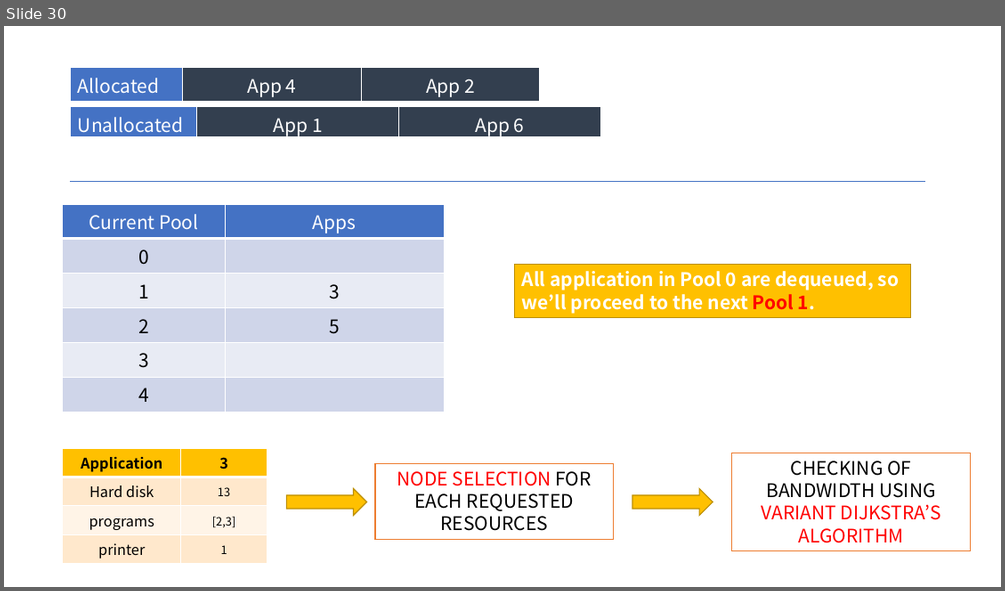
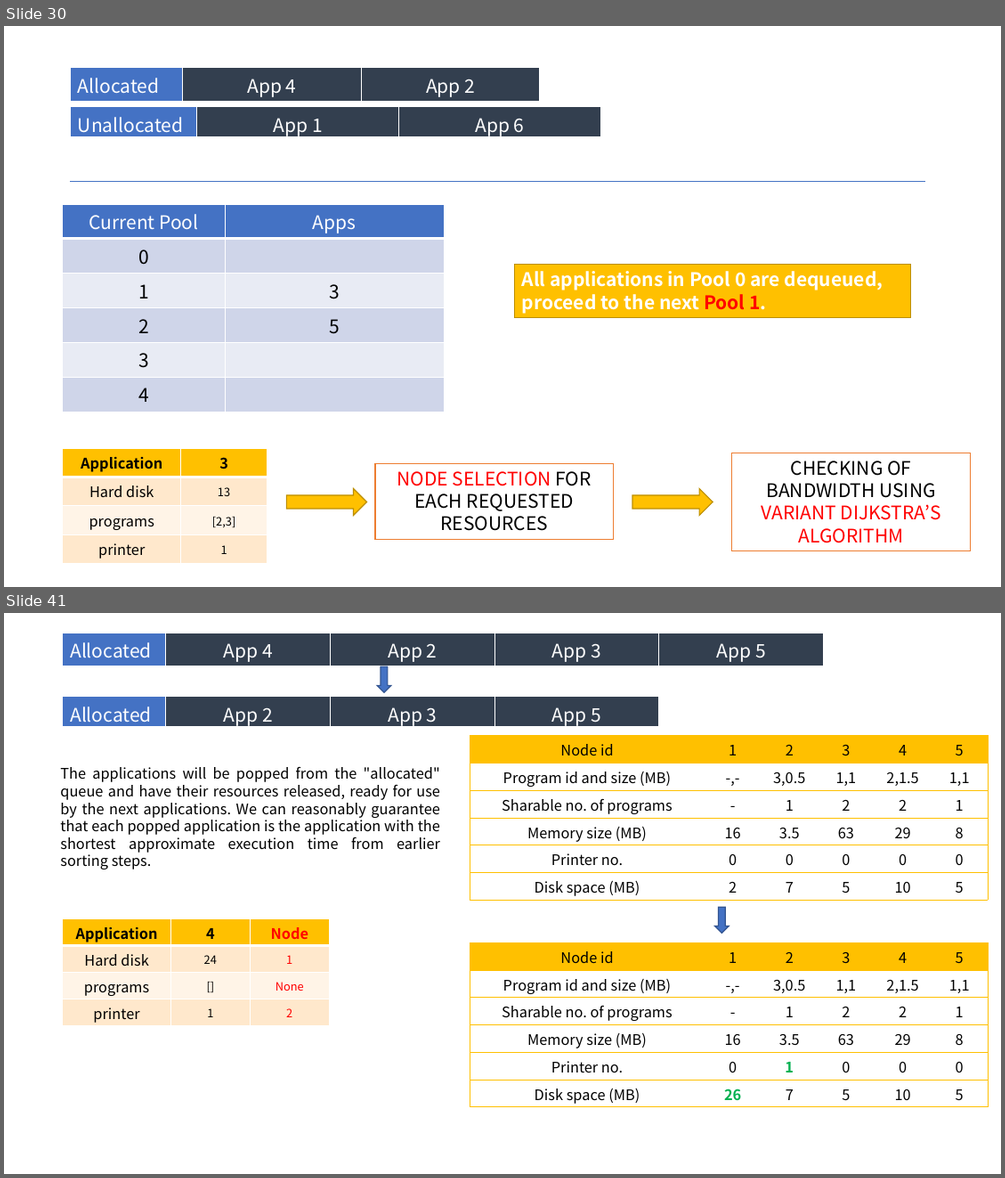
Before and after one commit to revhea2/priority-based-resource-allocation, a slide deck: final_presentation.pptx. Shown one above the other, each under a label of ours: slide 30 before the commit, slides 30 and 41 after it; the slides between them are not shown. The pictures are 1005x591 and 1005x1178 pixels, drawn with LibreOffice and Linux fonts; fonts in the diff are those of the drawing. Boxes give left, top, right and bottom in pixels: in the first picture for what was removed or moved away, otherwise in the second. Text is boxed around its words. In the diff, an @@ line names an element or a change of style, - is before the commit and + after.

```diff
--- a/final_presentation.pptx
+++ b/final_presentation.pptx
@@ slide 41 added at [4, 613, 1001, 1174], background #FFFFFF @@
@@ table added at [63, 633, 824, 666], 1 rows, 5 columns @@
+Allocated | App 4 | App 2 | App 3 | App 5
@@ down arrow added at [377, 666, 391, 693], fill #4472C4, outline #325491 1 pt @@
@@ table added at [63, 697, 659, 730], 1 rows, 4 columns @@
+Allocated | App 2 | App 3 | App 5
@@ table added at [469, 736, 989, 900], 6 rows, 6 columns @@
+Node id | 1 | 2 | 3 | 4 | 5
+Program id and size (MB) | -,- | 3,0.5 | 1,1 | 2,1.5 | 1,1
+Sharable no. of programs | - | 1 | 2 | 2 | 1
+Memory size (MB) | 16 | 3.5 | 63 | 29 | 8
+Printer no. | 0 | 0 | 0 | 0 | 0
+Disk space (MB) | 2 | 7 | 5 | 10 | 5
@@ text added at [60, 767, 440, 869], 14 pt, text #000000 @@
+The applications will be popped from the "allocated" queue and have their resources released, ready for use by the next applications. We can reasonably guarantee that each popped application is the application with the shortest approximate execution time from earlier sorting steps.
@@ table added at [63, 919, 329, 1026], 4 rows, 3 columns @@
+Application | 4 | Node
+Hard disk | 24 | 1
+programs | [] | None
+printer | 1 | 2
@@ down arrow added at [715, 907, 729, 933], fill #4472C4, outline #325491 1 pt @@
@@ table added at [469, 943, 989, 1107], 6 rows, 6 columns @@
+Node id | 1 | 2 | 3 | 4 | 5
+Program id and size (MB) | -,- | 3,0.5 | 1,1 | 2,1.5 | 1,1
+Sharable no. of programs | - | 1 | 2 | 2 | 1
+Memory size (MB) | 16 | 3.5 | 63 | 29 | 8
+Printer no. | 0 | 1 | 0 | 0 | 0
+Disk space (MB) | 26 | 7 | 5 | 10 | 5
@@ slide 30 changed as well @@
@@ text in rectangle at [522, 271, 883, 313]: text changed @@
-All application in Pool 0 are dequeued, so we’ll proceed to the next Pool 1.
+All applications in Pool 0 are dequeued, proceed to the next Pool 1.
```
Also in this commit, not shown: 4 other slides changed, 38 other slides added, 1 slide removed, 5 other files.
